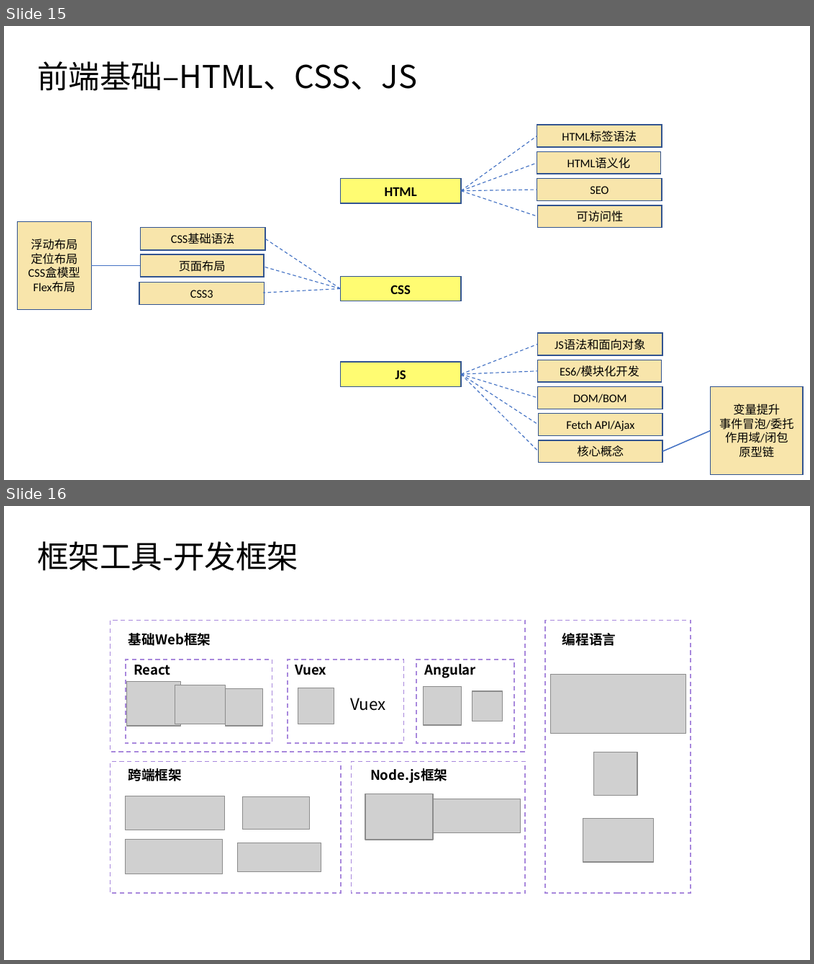
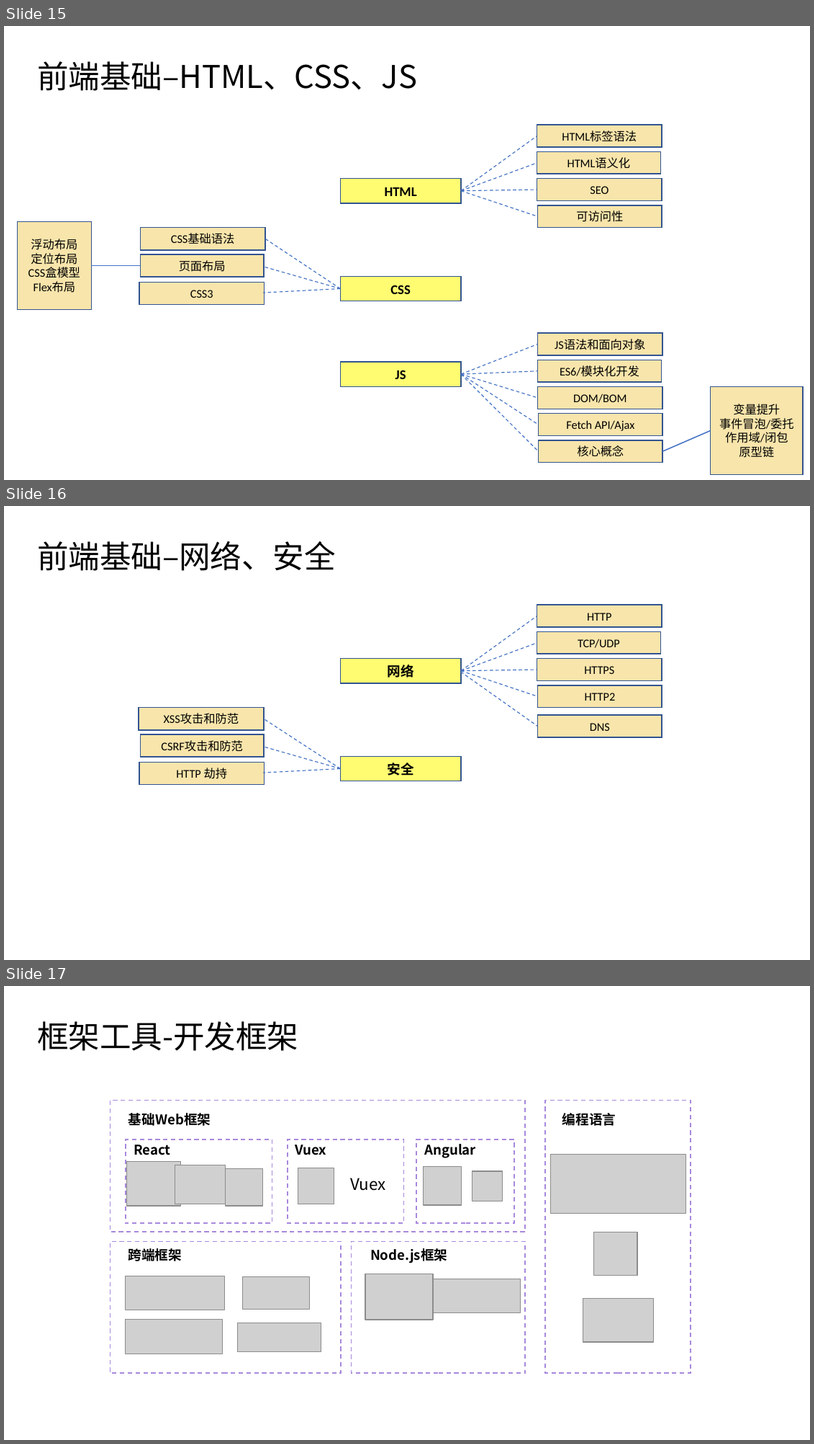
Before and after one commit to cpselvis/sharing, a slide deck: ppt/腾讯课堂Next公开课2019-3-7/《学习前端如何打造核心竞争力》 .pptx. Shown one above the other, each under a label of ours: slides 15 and 16 before the commit, slides 15, 16 and 17 after it. The pictures are 814x964 and 814x1444 pixels, drawn with LibreOffice and Linux fonts; fonts in the diff are those of the drawing; grey boxes stand for pictures; background and template pictures are left out. Boxes give left, top, right and bottom in pixels: in the first picture for what was removed or moved away, otherwise in the second. Text is boxed around its words. In the diff, an @@ line names an element or a change of style, - is before the commit and + after.

```diff
--- a/ppt/腾讯课堂Next公开课2019-3-7/《学习前端如何打造核心竞争力》 .pptx
+++ b/ppt/腾讯课堂Next公开课2019-3-7/《学习前端如何打造核心竞争力》 .pptx
@@ slide 16 added at bbox=[4, 506, 810, 960], background #FFFFFF @@
@@ text added at bbox=[37, 541, 336, 571], 28 pt, text #000000 @@
+前端基础–网络、安全
@@ rectangle added at bbox=[537, 605, 662, 627], fill #F8E5AB, outline #325491 1 pt, 10.5 pt, text #000000 @@
+HTTP
@@ line added from (461, 670) to (537, 615), #4472C4 0.75 pt dashed @@
@@ rectangle added at bbox=[537, 632, 661, 654], fill #F8E5AB, outline #325491 1 pt, 10.5 pt, text #000000 @@
+TCP/UDP
@@ line added from (461, 670) to (537, 643), #4472C4 0.75 pt dashed @@
@@ rectangle added at bbox=[340, 659, 461, 683], fill #FFFC72, outline #325491 1 pt, 12 pt, text #000000, bold @@
+网络
@@ line added from (461, 670) to (537, 669), #4472C4 0.75 pt dashed @@
@@ line added from (461, 670) to (538, 696), #4472C4 0.75 pt dashed @@
@@ line added from (461, 672) to (538, 726), #4472C4 0.75 pt dashed @@
@@ rectangle added at bbox=[537, 659, 662, 681], fill #F8E5AB, outline #325491 1 pt, 10.5 pt, text #000000 @@
+HTTPS
@@ rectangle added at bbox=[538, 685, 662, 708], fill #F8E5AB, outline #325491 1 pt, 10.5 pt, text #000000 @@
+HTTP2
@@ rectangle added at bbox=[139, 708, 264, 730], fill #F8E5AB, outline #325491 1 pt, 10.5 pt, text #000000 @@
+XSS攻击和防范
@@ line added from (340, 768) to (264, 719), #4472C4 0.75 pt dashed @@
@@ rectangle added at bbox=[538, 715, 662, 737], fill #F8E5AB, outline #325491 1 pt, 10.5 pt, text #000000 @@
+DNS
@@ rectangle added at bbox=[140, 734, 264, 756], fill #F8E5AB, outline #325491 1 pt, 10.5 pt, text #000000 @@
+CSRF攻击和防范
@@ rectangle added at bbox=[139, 762, 265, 784], fill #F8E5AB, outline #325491 1 pt, 10.5 pt, text #000000 @@
+HTTP 劫持
@@ line added from (340, 768) to (264, 746), #4472C4 0.75 pt dashed @@
@@ rectangle added at bbox=[340, 756, 461, 781], fill #FFFC72, outline #325491 1 pt, 12 pt, text #000000, bold @@
+安全
@@ line added from (340, 768) to (264, 772), #4472C4 0.75 pt dashed @@
@@ what was slide 16 is now slide 17 @@
```
Also in this commit, not shown: 2 slides changed, 9 other slides added, 1 slide removed, 1 other file.
